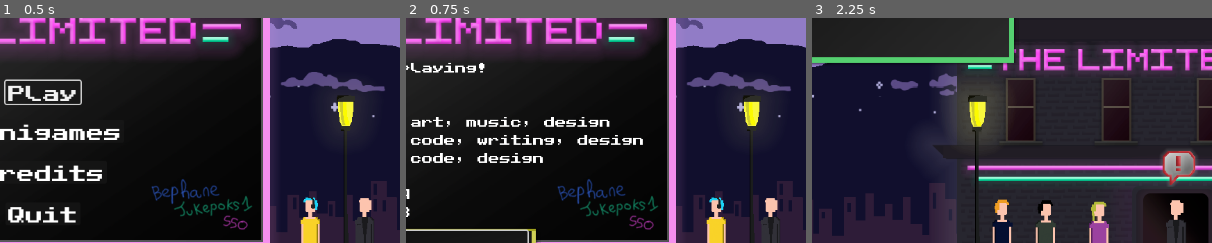
Above: before the commit, frames 1-3 (left to right).
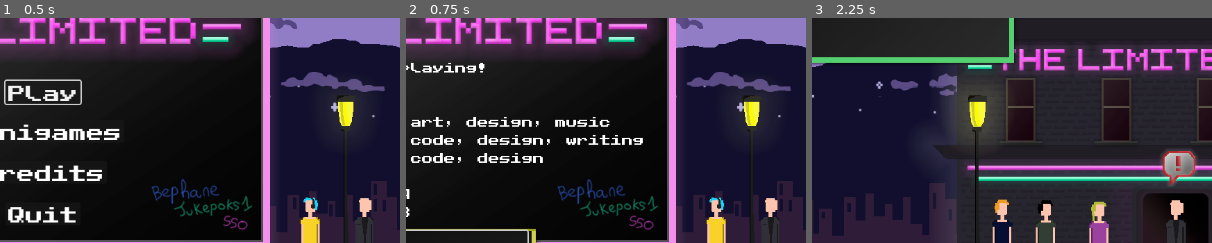
Above: after the commit, the same moments.

Repository: LudumSJB/The-Limited
Game: Godot game, scene res://scenes/MainMenu.tscn
Two runs of this game, one before a commit and one after it. Both use one fixed random seed, a clock stepped at 60 frames per second and the inputs below. Sound files missing from this copy of the repository are replaced by a short silence.
Inputs:
- Up to frame 1 (0.5 s): no input
- Up to frame 2 (0.75 s): click "Credits" at 0.5 s
- Up to frame 3 (2.25 s): click "Back to start" at 1.25 s; click "Play" at 2 s
The pictures show only the part of the screen within x 45-95%, y 32-82%; the shares and areas given below are measured in that part.

Frame 1 is identical in both runs. In frame 2, 1.1% of the frame differs, in the area x 15-60%, y 44-57%; in frame 3, nothing differs.

Commit message:
order credit titles

Diff:
--- a/scenes/credits.tscn
+++ b/scenes/credits.tscn
@@ -22,8 +22,8 @@
 text = "Thanks for playing!
 
 MADE BY:
-          - art, music, design
-          - code, writing, design
+          - art, design, music
+          - code, design, writing
           - code, design
 
 LudumDare 54
